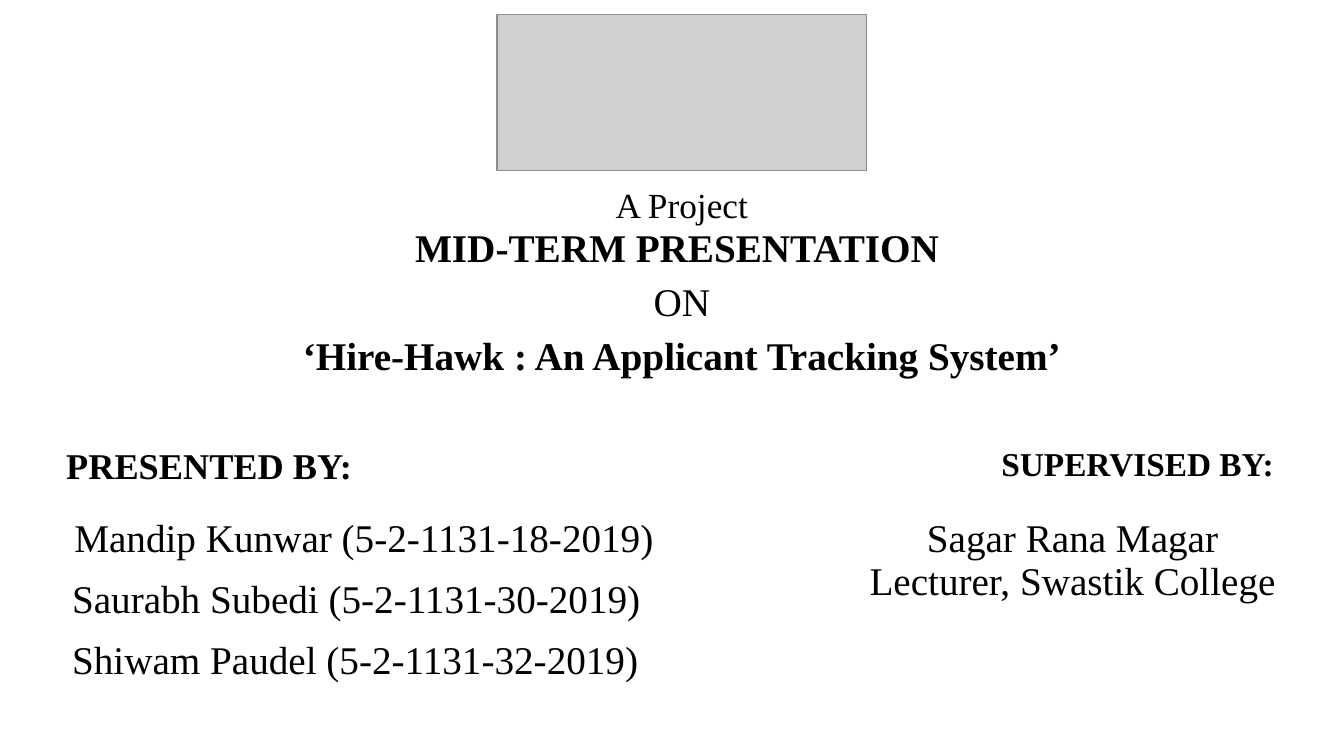
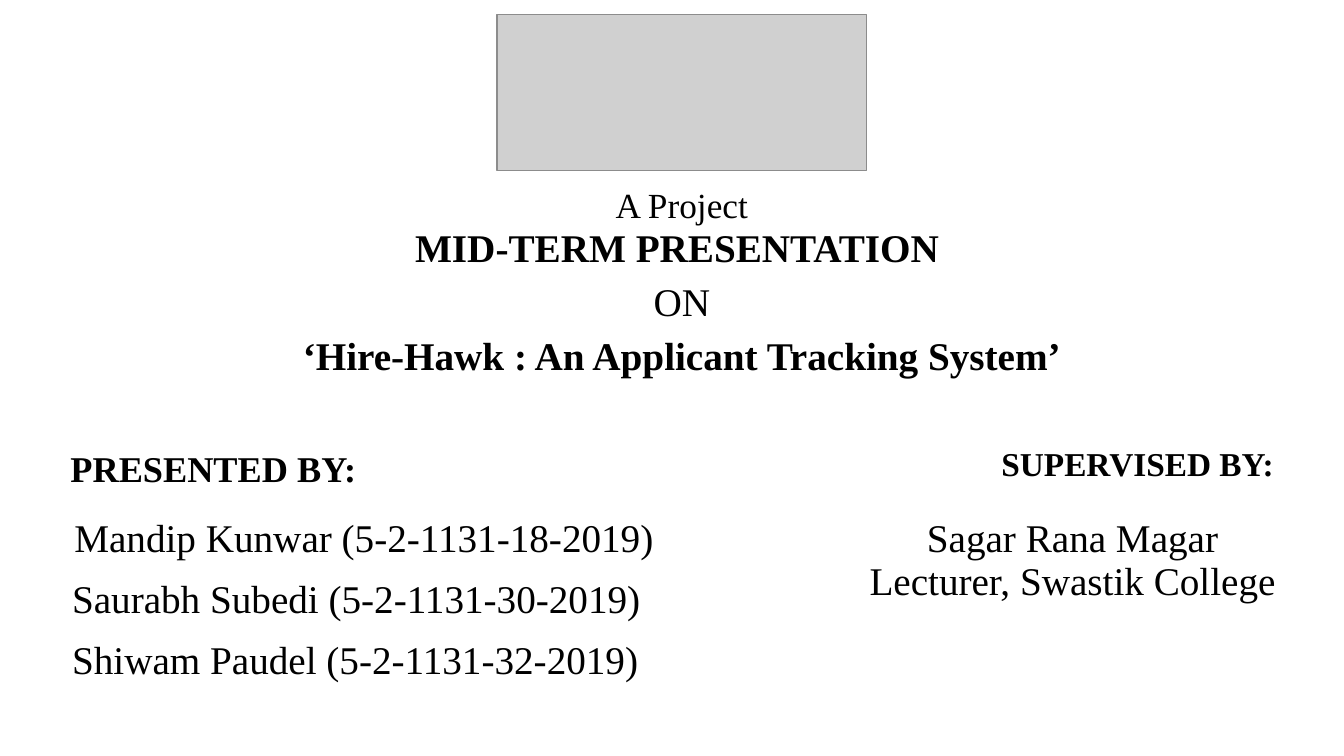
Before and after one commit to SaurabhSubedi/Hire-Hawk, a slide deck: slide 1 of Docs/MidtermPresentationHireHawk.pptx. Drawn at 1344x756 pixels with LibreOffice and Linux fonts; fonts in the diff are those of the drawing; grey boxes stand for pictures. Boxes give left, top, right and bottom in pixels: in the first picture for what was removed or moved away, otherwise in the second. Text is boxed around its words. In the diff, an @@ line names an element or a change of style, - is before the commit and + after.

```diff
--- a/Docs/MidtermPresentationHireHawk.pptx
+++ b/Docs/MidtermPresentationHireHawk.pptx
@@ text "PRESENTED BY:": place and size @@
-text "PRESENTED BY:" at box(66, 455, 352, 480)
+text "PRESENTED BY:" at box(70, 458, 356, 483)
```
Also in this commit, not shown: 6 other slides changed, 18 slides added, 8 slides removed, 6 other files.
